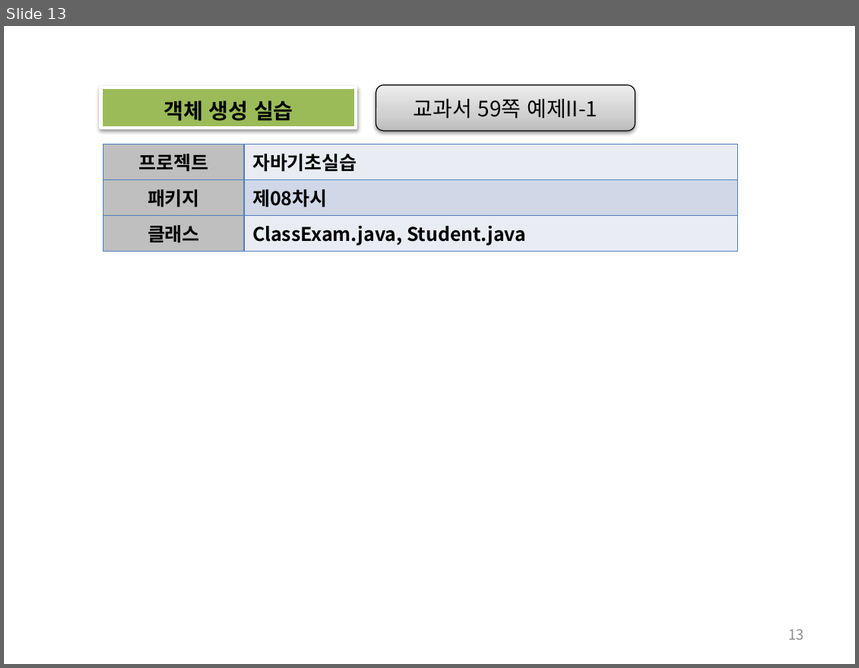
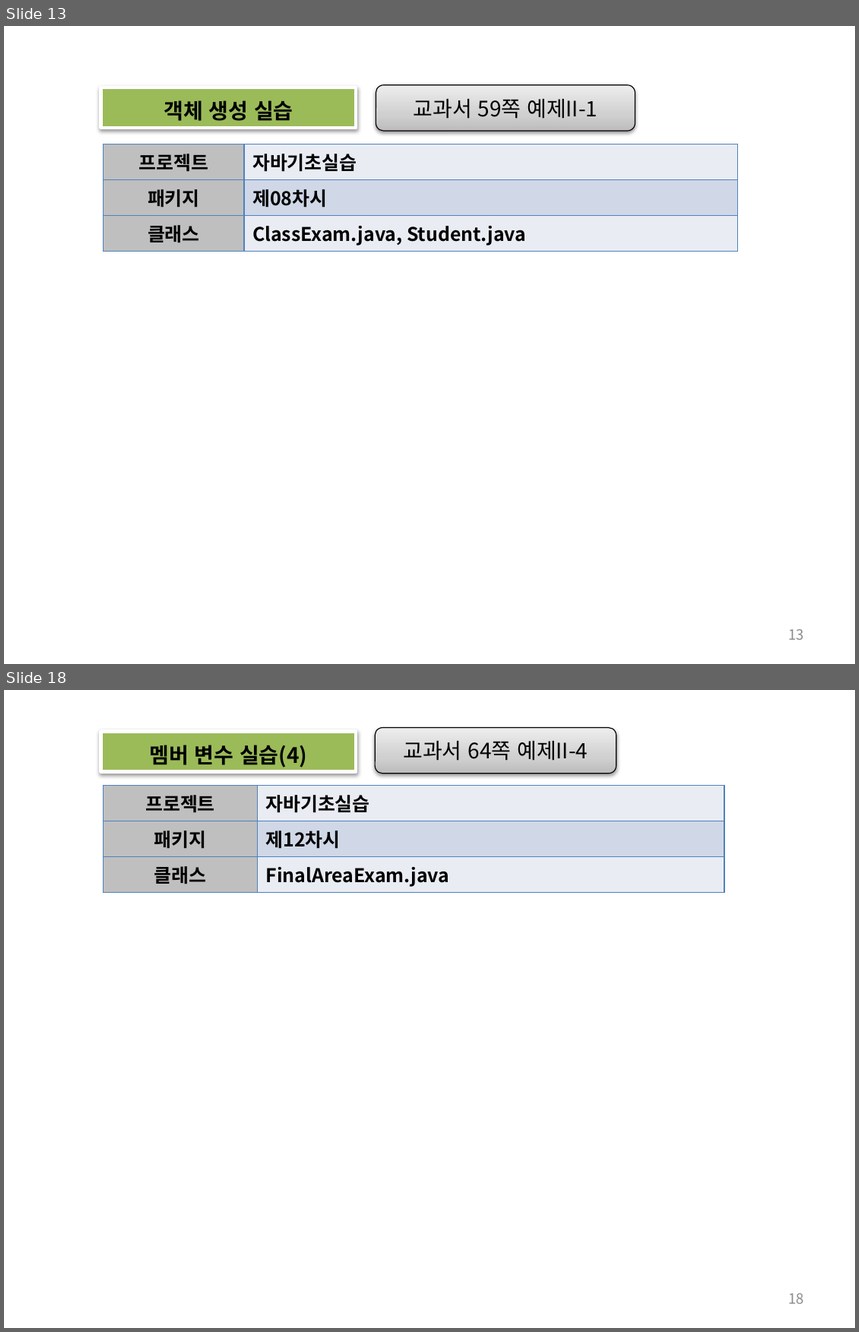
Before and after one commit to histime7/2018JavaClassroom, a slide deck: 수업자료/10_객체지향의 개요.pptx. Shown one above the other, each under a label of ours: slide 13 before the commit, slides 13 and 18 after it; the slides between them are not shown. The pictures are 859x668 and 859x1332 pixels, drawn with LibreOffice and Linux fonts; fonts in the diff are those of the drawing. Boxes give left, top, right and bottom in pixels: in the first picture for what was removed or moved away, otherwise in the second. Text is boxed around its words. In the diff, an @@ line names an element or a change of style, - is before the commit and + after.

```diff
--- a/수업자료/10_객체지향의 개요.pptx
+++ b/수업자료/10_객체지향의 개요.pptx
@@ slide 18 added at (x1=4, y1=690, x2=855, y2=1328), background #FFFFFF @@
@@ rectangle added at (x1=101, y1=732, x2=356, y2=772), fill #9BBB59, outline #FFFFFF 3 pt, 18 pt, text #000000, bold @@
+멤버 변수 실습(4)
@@ rounded rectangle added at (x1=375, y1=727, x2=616, y2=774), fill gradient #BDBDBD to #D1D1D1 to #EEEEEE, outline #000000 0.75 pt, 18 pt, text #000000 @@
+교과서 64쪽 예제II-4
@@ table added at (x1=104, y1=785, x2=725, y2=893), 3 rows, 2 columns @@
+프로젝트 | 자바기초실습
+패키지 | 제12차시
+클래스 | FinalAreaExam.java
@@ page number added at (x1=788, y1=1293, x2=804, y2=1304), 12 pt, text #8C8C8C @@
+18
```
Also in this commit, not shown: 4 slides changed, 13 other slides added, 11 other files.
